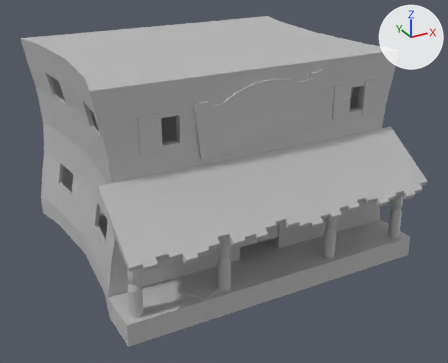
The FBX model Models/GhostCowboy/Tower/Saloon/ghostWestern_tower_saloon_d0.fbx, before and after one commit.
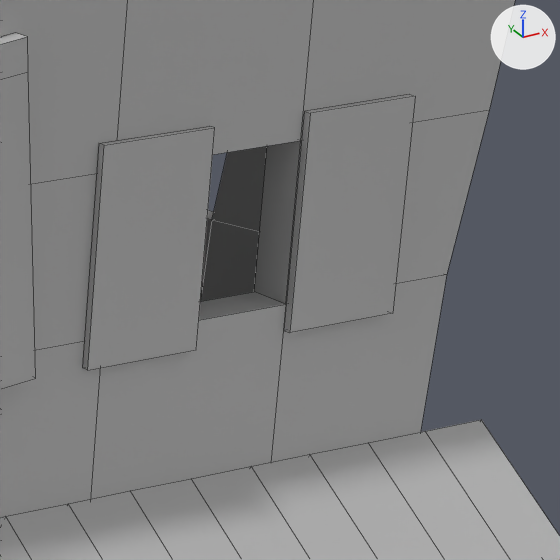
The first picture shows the older version from a 50 mm camera at (-0.0649, -0.1248, 0.0754) aimed at (-0.0002, -0.0071, 0.0166). The close-ups show both versions on the part from 71% to 90% of the width and 18% to 41% of the height of that picture; other places that the commit changed are outside them. Lighting does not change. The marker at upper right points along +X, +Y and +Z. The close-ups show mesh edges as thin lines. Where no turn or scale is listed for an object, it has been applied to the vertices.

Objects in the first close-up: 'Saloon', 'saloon_shutter_topright_left', 'saloon_shutter_topright_right'.
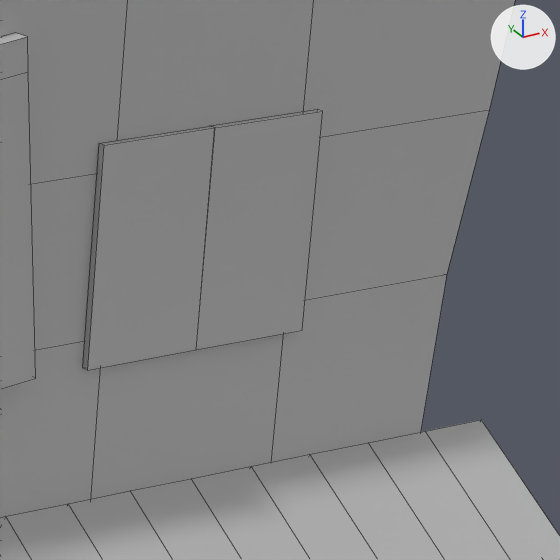
Where the newer file only moved an object's origin or applied its transform, the numbers keep the older frame.

Diff of the bpy script that builds the scene:
```diff
--- a/Models/GhostCowboy/Tower/Saloon/ghostWestern_tower_saloon_d0.fbx.py
+++ b/Models/GhostCowboy/Tower/Saloon/ghostWestern_tower_saloon_d0.fbx.py
@@ me_mesh_005 @@
 me_mesh_005.from_pydata(...)  # 8 vertices, 6 faces; spans x 0.02604..0.03043, y -0.02339..-0.02312, z 0.03372..0.04105
 # used by ob_saloon_shutter_topright_right; location = (0.0, 0.0, 0.0)
+# me_mesh_005 part 1: the whole mesh is turned 180 degrees about the z axis through its middle, then moved by (-0.03045, 0.02325, -0.03738)
 me_mesh_005.materials.append(mat_lambert1)
@@ ob_saloon_shutter_topright_right @@
 ob_saloon_shutter_topright_right = bpy.data.objects.new('saloon_shutter_topright_right', me_mesh_005)
-ob_saloon_shutter_topright_right.location = (0.0, 0.0, 0.0)
+ob_saloon_shutter_topright_right.location = (0.02657, -0.02325, 0.03738)
```

Pixel boxes (x1, y1, x2, y2) of what changed, in the close-ups (560 x 560 px):
'saloon_shutter_topright_right', mesh turned, moved: before (284, 95, 415, 333); after (196, 109, 323, 350)
